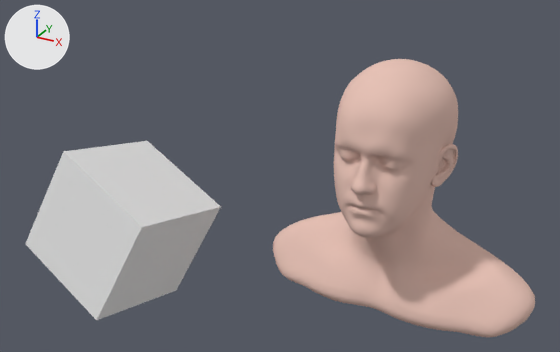
Two versions of the Blender file resources/scenes/blend/testing/head.blend, one commit apart.
Before and after are seen from a camera (50 mm lens) standing at (2.55, -7.44, 4.78) and looking at (-0.64, -1.64, 1.88). The axes (+X, +Y, +Z) are drawn at upper left. The lights are the same throughout.

Names of what the first picture shows: 'Cube', 'Group39'.
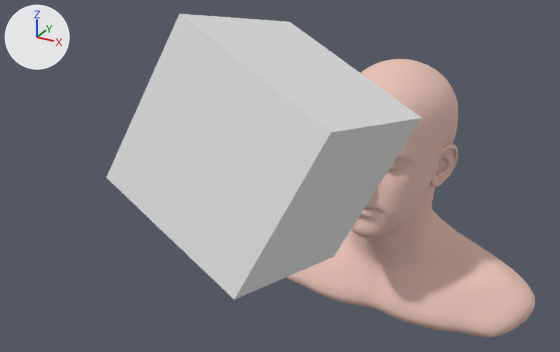
The newer file is also turned or shifted as a whole; pictures and numbers use the older file's frame.

Boxes (x1, y1, x2, y2) around the edits, measured in the pictures (560 x 352 px):
'Cube', moved: before (26, 141, 221, 320); after (106, 14, 421, 300)

The edits, one by one:
Object 'Cube' (ob_cube) moves from (-2.409, -1.841, 1.015) to (0.197, -3.361, 2.918).
